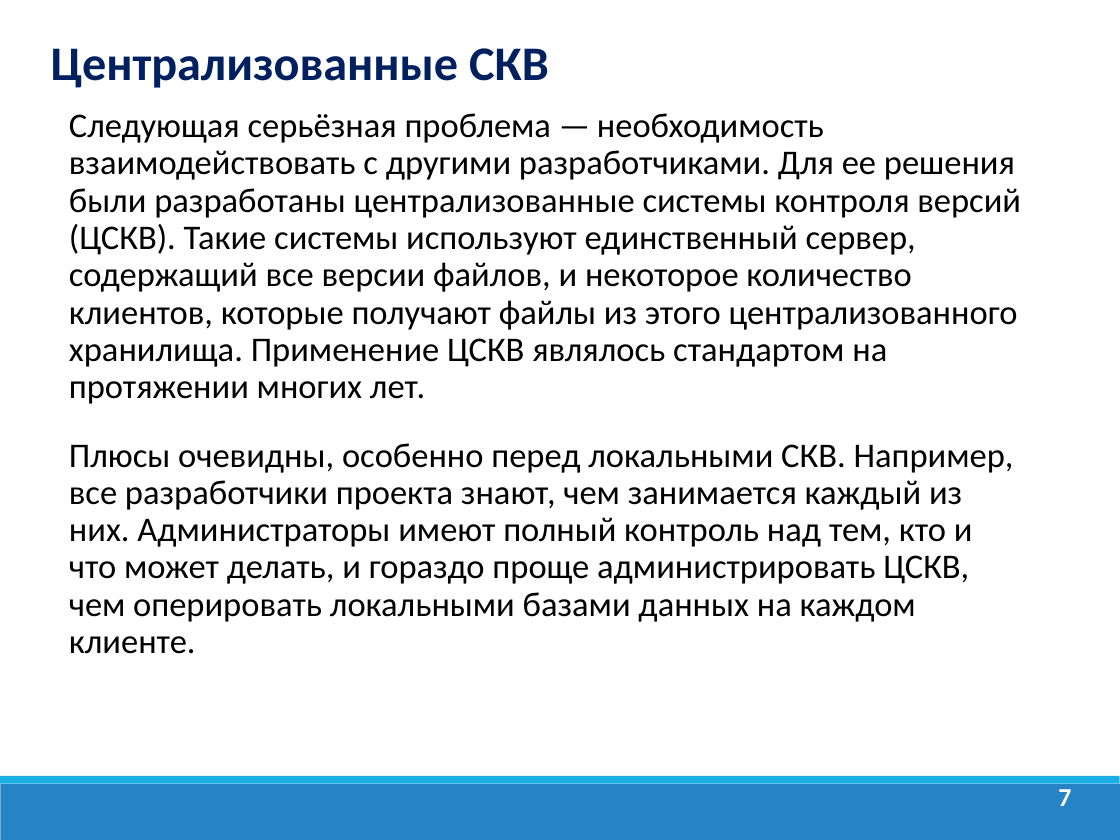
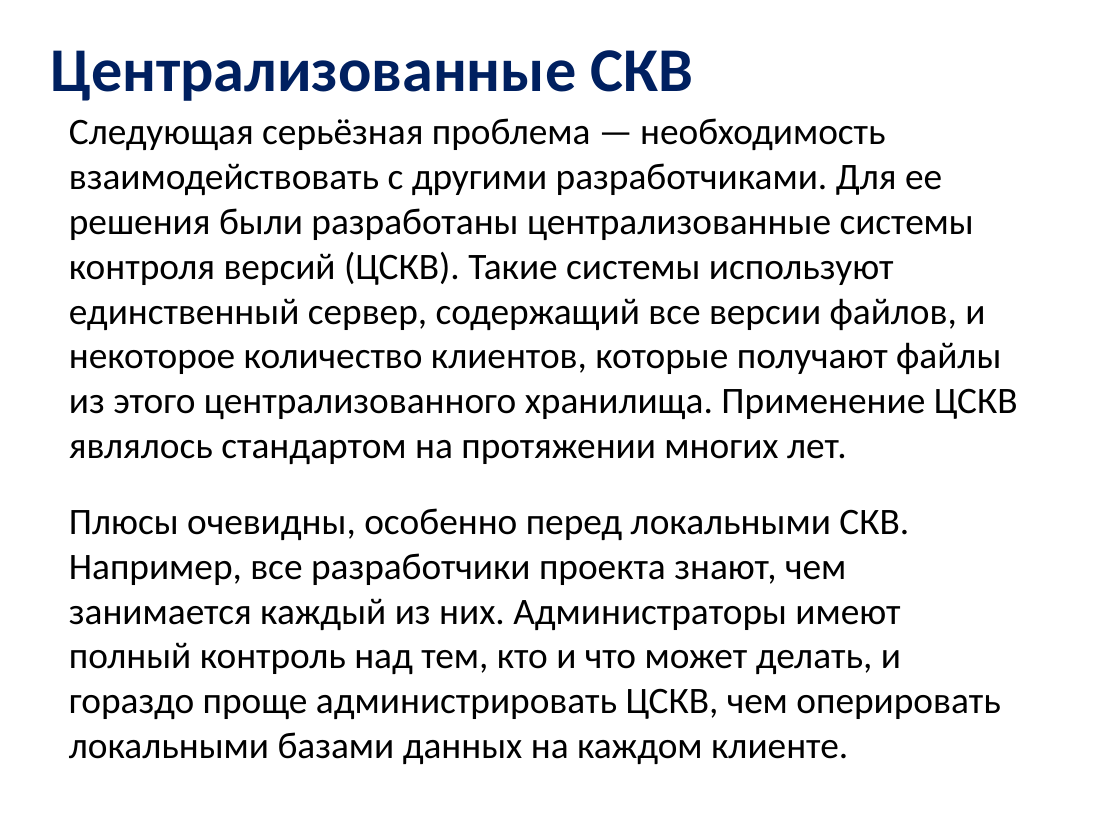
Before and after one commit to dmitry-academy/academy12322, a slide deck: slide 7 of academy12322/resources/presentations/Java Lection 3. Git.ppt. Drawn at 1120x840 pixels with LibreOffice and Linux fonts; fonts in the diff are those of the drawing; background and template pictures are left out. Boxes give left, top, right and bottom in pixels: in the first picture for what was removed or moved away, otherwise in the second. Text is boxed around its words. In the diff, an @@ line names an element or a change of style, - is before the commit and + after.

```diff
--- a/academy12322/resources/presentations/Java Lection 3. Git.ppt
+++ b/academy12322/resources/presentations/Java Lection 3. Git.ppt
@@ text "Централизованные СКВ" at (51,50,693,101): size 31 to 40 pt; line spacing 0.8 to 1 @@
@@ text "Следующая серьёзная проблема — необходимость ..." at (69,118,1018,764): size 22.2 to 24 pt; line spacing 0.9 to 1 @@
@@ rectangle removed at (0,776,1120,784) @@
@@ rectangle removed at (0,784,1120,840) @@
@@ page number removed at (1058,789,1071,806) @@
-7
```
Also in this commit, not shown: 47 other slides changed, 48 other files.
